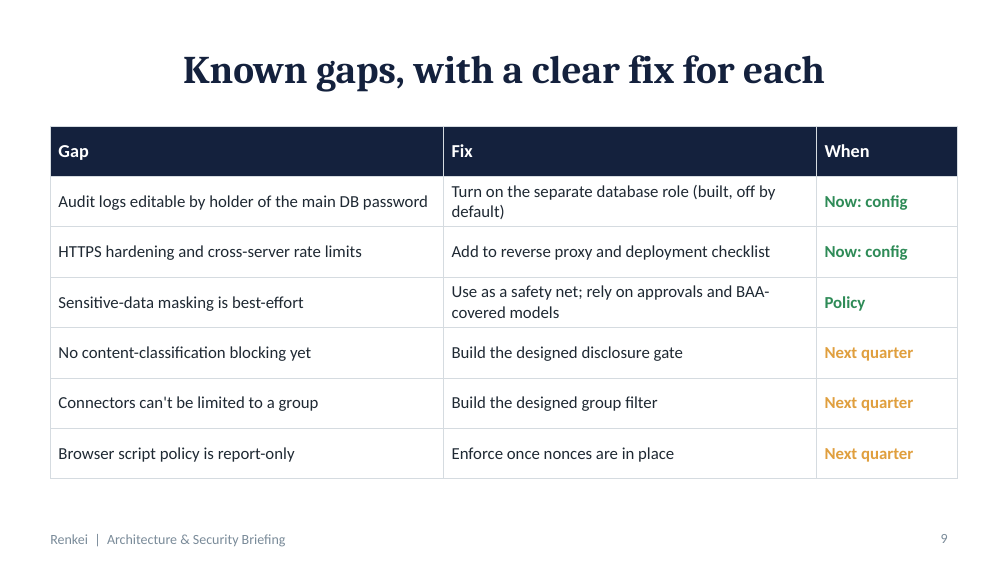
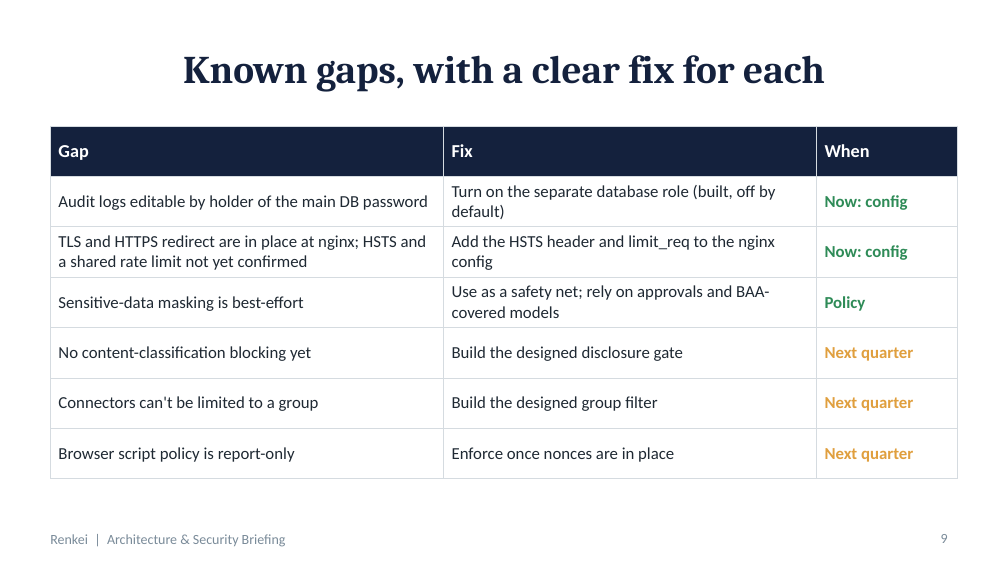
Before and after one commit to campfhir/renkei, a slide deck: slide 9 of deliverables/Renkei-Architecture-Security-Briefing.pptx. Drawn at 1008x567 pixels with LibreOffice and Linux fonts; fonts in the diff are those of the drawing. Boxes give left, top, right and bottom in pixels: in the first picture for what was removed or moved away, otherwise in the second. Text is boxed around its words. In the diff, an @@ line names an element or a change of style, - is before the commit and + after.

```diff
--- a/deliverables/Renkei-Architecture-Security-Briefing.pptx
+++ b/deliverables/Renkei-Architecture-Security-Briefing.pptx
@@ table at box(50, 126, 958, 466) @@
-row 3, column 1: HTTPS hardening and cross-server rate limits
+row 3, column 1: TLS and HTTPS redirect are in place at nginx; HSTS and a shared rate limit not yet confirmed
-row 3, column 2: Add to reverse proxy and deployment checklist
+row 3, column 2: Add the HSTS header and limit_req to the nginx config
```
Also in this commit, not shown: 2 other slides changed.
